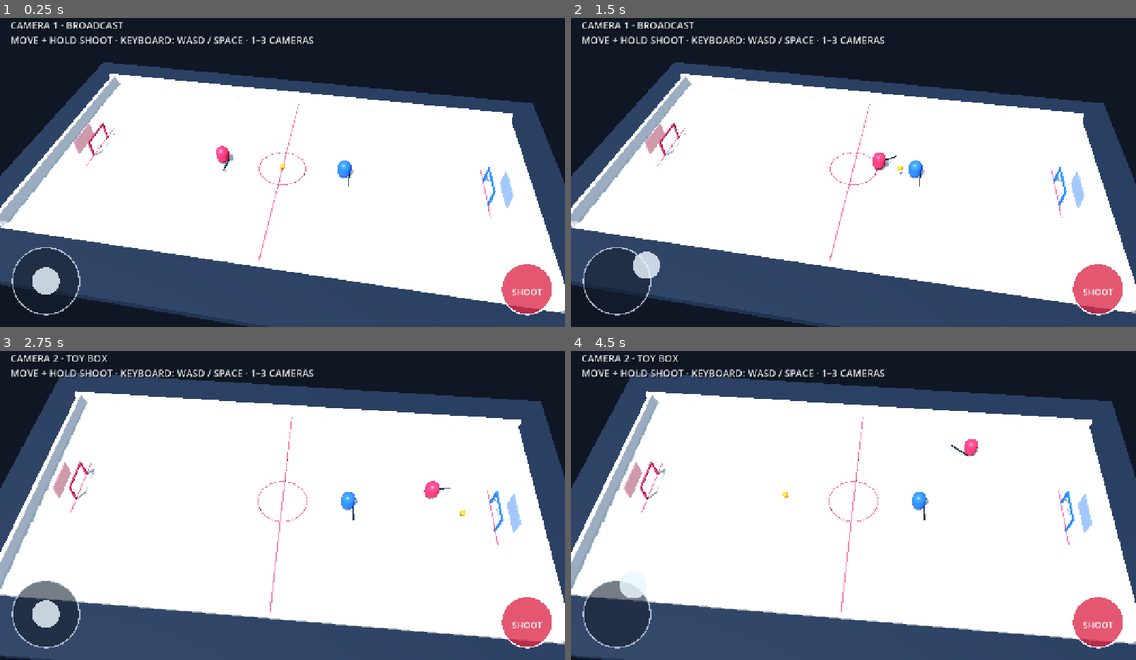
Above: before the commit, frames 1-4 (two rows, left to right).
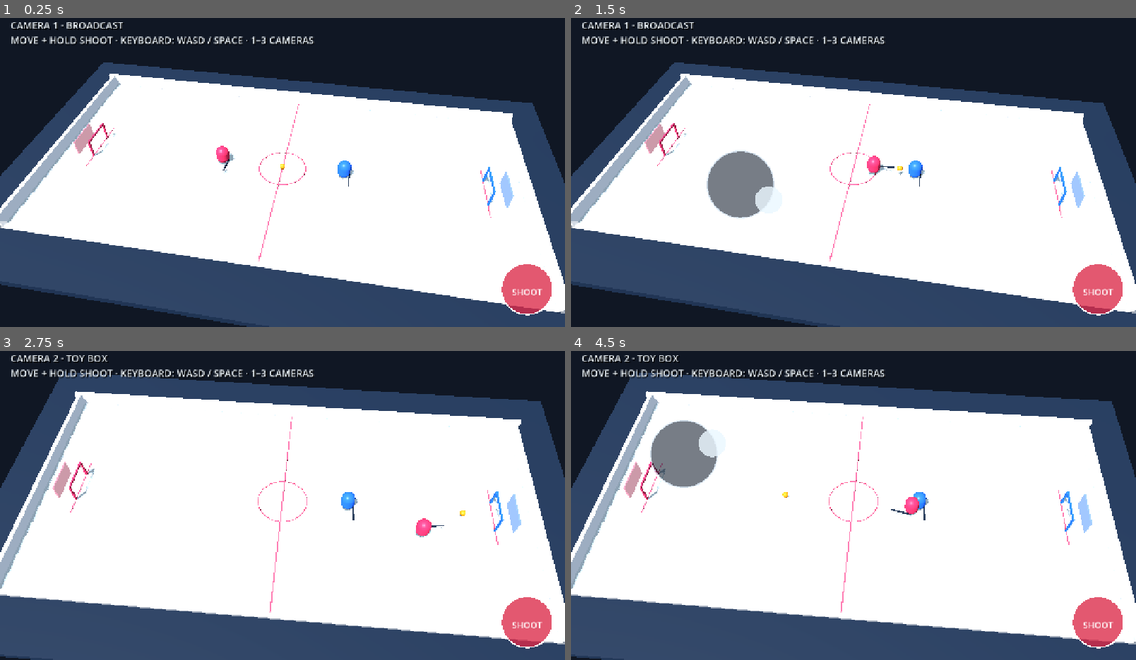
Above: after the commit, the same moments.

Repository: dylanwatsonsoftware/floorball-frenzy-3d
Game: Godot game, scene res://scenes/app/main.tscn
Two runs of this game, one before a commit and one after it. Both use one fixed random seed, a clock stepped at 60 frames per second and the inputs below.
Inputs (mouse positions are in pixels of both pictures, inside the frame that each line leads up to):
- Up to frame 1 (0.25 s): no input
- Up to frame 2 (1.5 s): tap Enter at 0.5 s; move the mouse to (977, 150) at 0.52 s; hold D (move_right) 0.53-1.25 s; hold Space (shoot) 0.53-1.25 s; click (977, 150) at 0.67 s; drag from (740, 184) to (825, 231) at 1.27 s
- Up to frame 3 (2.75 s): move the mouse to (339, 431) at 2.02 s; hold D (move_right) from 2.03 s (still down); tap 2 at 2.1 s
- Up to frame 4 (4.5 s): release D (move_right) at 2.75 s; drag from (825, 564) to (684, 452) at 2.77 s; move the mouse to (1023, 548) at 3.52 s; hold A (move_left) 3.53-4.25 s; hold Space (shoot) 3.53-4.25 s; drag from (684, 452) to (768, 422) at 4.27 s

The runs differ from the first frame. In frame 1, 1.5% of the frame differs, in the area x 2-15%, y 74-97%; in frame 2, 3.8%; in frame 3, 2.4%; in frame 4, 4.4%, in the area x 2-73%, y 22-97%.

Commit message:
feat: add floating mobile movement stick

Diff:
--- a/scripts/gameplay/mobile_controls.gd
+++ b/scripts/gameplay/mobile_controls.gd
@@ -9,6 +9,8 @@
 var _shoot_touch := -1
 var _movement_vector := Vector2.ZERO
 var _stick_knob_offset := Vector2.ZERO
+var _stick_origin := Vector2.ZERO
+var _movement_origin := Vector2.ZERO
 
 
 func _ready() -> void:
@@ -35,6 +37,21 @@
 	return display_touch_available or (is_web and browser_touch_available)
 
 
+static func can_start_floating_stick(touch_position: Vector2, viewport_size: Vector2) -> bool:
+	return touch_position.x >= 0.0 and touch_position.x < viewport_size.x * 0.55
+
+
+static func clamp_floating_origin(touch_position: Vector2, viewport_size: Vector2, radius: float, margin: float) -> Vector2:
+	var padding := radius + margin
+	var x := viewport_size.x * 0.5 if viewport_size.x < padding * 2.0 else clampf(touch_position.x, padding, viewport_size.x - padding)
+	var y := viewport_size.y * 0.5 if viewport_size.y < padding * 2.0 else clampf(touch_position.y, padding, viewport_size.y - padding)
+	return Vector2(x, y)
+
+
+static func calculate_floating_drag(origin: Vector2, current_position: Vector2, radius: float, deadzone: float) -> Vector2:
+	return calculate_stick_vector(current_position - origin, radius, deadzone)
+
+
 static func _browser_touch_available() -> bool:
 	if not OS.has_feature("web"):
 		return false
@@ -59,14 +76,18 @@
 			Input.action_press("shoot")
 			queue_redraw()
 			get_viewport().set_input_as_handled()
-		elif _movement_touch == -1 and event.position.x < size.x * 0.55:
+		elif _movement_touch == -1 and can_start_floating_stick(event.position, size):
 			_movement_touch = event.index
+			_movement_origin = event.position
+			_stick_origin = clamp_floating_origin(event.position, size, STICK_RADIUS, EDGE_MARGIN)
 			_update_stick(event.position)
 			get_viewport().set_input_as_handled()
 	elif event.index == _movement_touch:
 		_movement_touch = -1
 		_movement_vector = Vector2.ZERO
 		_stick_knob_offset = Vector2.ZERO
+		_stick_origin = Vector2.ZERO
+		_movement_origin = Vector2.ZERO
 		queue_redraw()
 		get_viewport().set_input_as_handled()
 	elif event.index == _shoot_touch:
@@ -77,14 +98,14 @@
 
 
 func _update_stick(touch_position: Vector2) -> void:
-	var raw_offset := touch_position - _stick_center()
+	var raw_offset := touch_position - _movement_origin
 	_stick_knob_offset = raw_offset.limit_length(STICK_RADIUS)
-	_movement_vector = calculate_stick_vector(raw_offset, STICK_RADIUS, STICK_DEADZONE)
+	_movement_vector = calculate_floating_drag(_movement_origin, touch_position, STICK_RADIUS, STICK_DEADZONE)
 	queue_redraw()
 
 
 func _stick_center() -> Vector2:
-	return Vector2(EDGE_MARGIN + STICK_RADIUS, size.y - EDGE_MARGIN - STICK_RADIUS)
+	return _stick_origin
 
 
 func _shoot_center() -> Vector2:
@@ -92,11 +113,12 @@
 
 
 func _draw() -> void:
-	var stick_center := _stick_center()
 	var shoot_center := _shoot_center()
-	draw_circle(stick_center, STICK_RADIUS, Color(0.08, 0.12, 0.18, 0.58))
-	draw_arc(stick_center, STICK_RADIUS, 0.0, TAU, 48, Color(0.88, 0.94, 1.0, 0.72), 3.0)
-	draw_circle(stick_center + _stick_knob_offset, 31.0, Color(0.92, 0.97, 1.0, 0.82))
+	if _movement_touch != -1:
+		var stick_center := _stick_center()
+		draw_circle(stick_center, STICK_RADIUS, Color(0.08, 0.12, 0.18, 0.58))
+		draw_arc(stick_center, STICK_RADIUS, 0.0, TAU, 48, Color(0.88, 0.94, 1.0, 0.72), 3.0)
+		draw_circle(stick_center + _stick_knob_offset, 31.0, Color(0.92, 0.97, 1.0, 0.82))
 	var shoot_color := Color(1.0, 0.35, 0.22, 0.92) if _shoot_touch != -1 else Color(0.86, 0.16, 0.28, 0.78)
 	draw_circle(shoot_center, SHOOT_RADIUS, shoot_color)
 	draw_arc(shoot_center, SHOOT_RADIUS, 0.0, TAU, 48, Color.WHITE, 3.0)
--- a/tests/mobile_controls_test.gd
+++ b/tests/mobile_controls_test.gd
@@ -32,6 +32,24 @@
 		fail("Native touchscreen builds must show mobile controls")
 		return
 
+	var viewport_size := Vector2(844.0, 390.0)
+	if not controls.can_start_floating_stick(Vector2(200.0, 180.0), viewport_size):
+		fail("Touches on the left side must start the floating joystick")
+		return
+	if controls.can_start_floating_stick(Vector2(700.0, 180.0), viewport_size):
+		fail("Touches on the right side must not start the movement joystick")
+		return
+
+	var clamped_origin: Vector2 = controls.clamp_floating_origin(Vector2(25.0, 370.0), viewport_size, 76.0, 20.0)
+	if not clamped_origin.is_equal_approx(Vector2(96.0, 294.0)):
+		fail("Floating joystick must remain fully visible near screen edges; got %s" % clamped_origin)
+		return
+
+	var initial_touch: Vector2 = controls.calculate_floating_drag(Vector2(25.0, 370.0), Vector2(25.0, 370.0), 76.0, 0.2)
+	if not initial_touch.is_zero_approx():
+		fail("A new floating joystick touch must begin at neutral movement")
+		return
+
 	print("Mobile control math is valid.")
 	quit(0)
 
